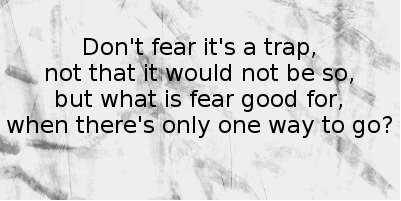
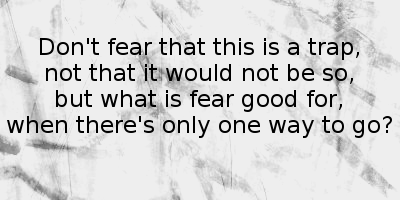
Comparing the layer stacks of the two (401, 201) images. Changes:
renamed "Don't fear it's a trap, ..." to "Don't fear that this is a trap...", painted on it over [40, 38, 359, 60]
